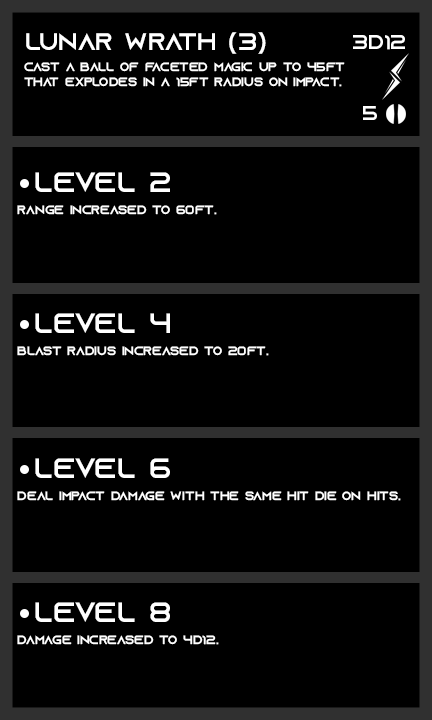
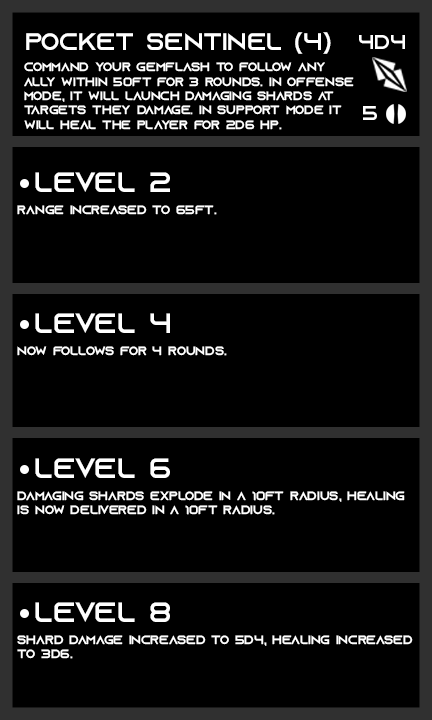
Comparing the layer stacks of the two 432 x 720 images. Changes:
renamed "3d12" to "4d4", painted on it over [353,35,405,50]
painted on "archetype" over [24,62,354,130]
renamed "lunar wrath (3)" to "pocket sentinel (4)", painted on it over [26,32,331,54]
hid "Amethyst" over [382,53,409,100]
added layer "Ruby" in group "Affinity" over [372,57,407,92]
renamed "range increased to 60ft." to "range increased to 65ft.", painted on it over [185,205,195,215]
renamed "blast radius increased to 20ft." to "now follows for 4 rounds.", painted on it over [17,346,269,356]
renamed "deal impact damage with the same hit die on hits." to "damaging shards explode in a 10ft radius, healing is now delive", painted on it over [17,491,405,515]
renamed "damage increased to 4d12." to "shard damage increased to 5d4, healing increased to 3d6.", painted on it over [17,635,413,659]